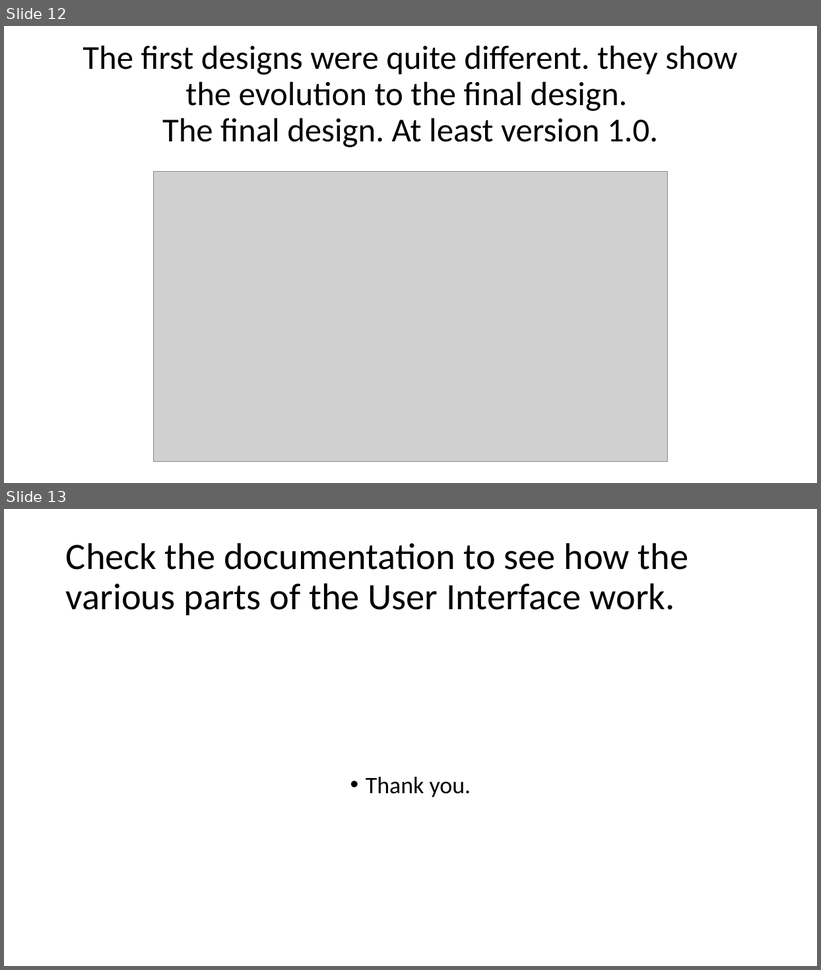
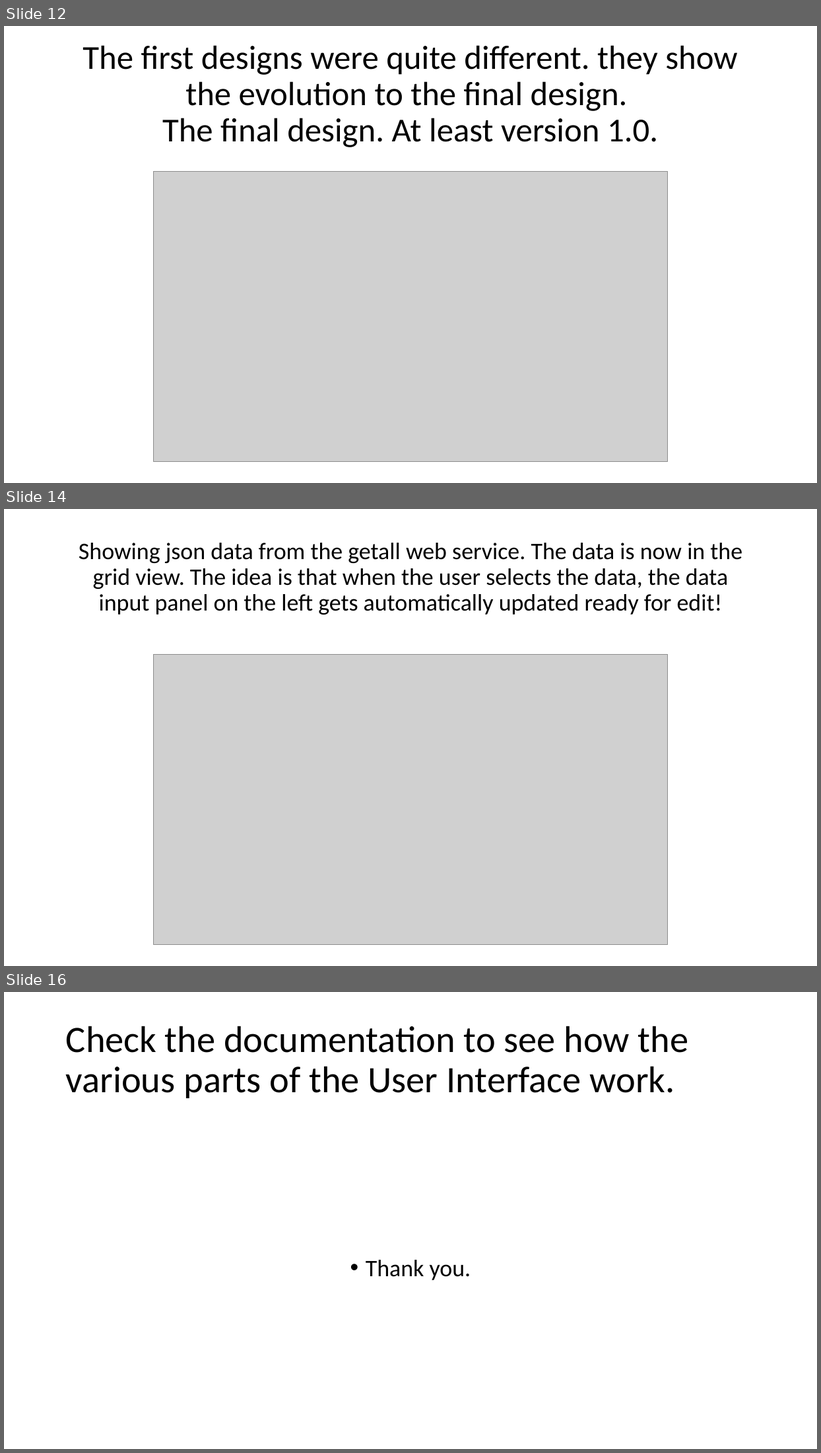
Before and after one commit to kkaunda/mra, a slide deck: MRA/Deliverables/MRATaxpayerApp-SCREEN-DESIGNS-AND-MENUS.pptx. Shown one above the other, each under a label of ours: slides 12 and 13 before the commit, slides 12, 14 and 16 after it; the slides between them are not shown. The pictures are 821x970 and 821x1453 pixels, drawn with LibreOffice and Linux fonts; fonts in the diff are those of the drawing; grey boxes stand for pictures. Boxes give left, top, right and bottom in pixels: in the first picture for what was removed or moved away, otherwise in the second. Text is boxed around its words. In the diff, an @@ line names an element or a change of style, - is before the commit and + after.

```diff
--- a/MRA/Deliverables/MRATaxpayerApp-SCREEN-DESIGNS-AND-MENUS.pptx
+++ b/MRA/Deliverables/MRATaxpayerApp-SCREEN-DESIGNS-AND-MENUS.pptx
@@ slide 14 added at bbox=[4, 509, 817, 966], background #FFFFFF @@
@@ title added at bbox=[79, 543, 743, 615], 28 pt, text #000000 @@
+Showing json data from the getall web service. The data is now in the grid view. The idea is that when the user selects the data, the data input panel on the left gets automatically updated ready for edit!
@@ picture added at bbox=[153, 655, 668, 945] @@
@@ what was slide 13 is now slide 16 @@
```
Also in this commit, not shown: 2 other slides added, 5 other files.
